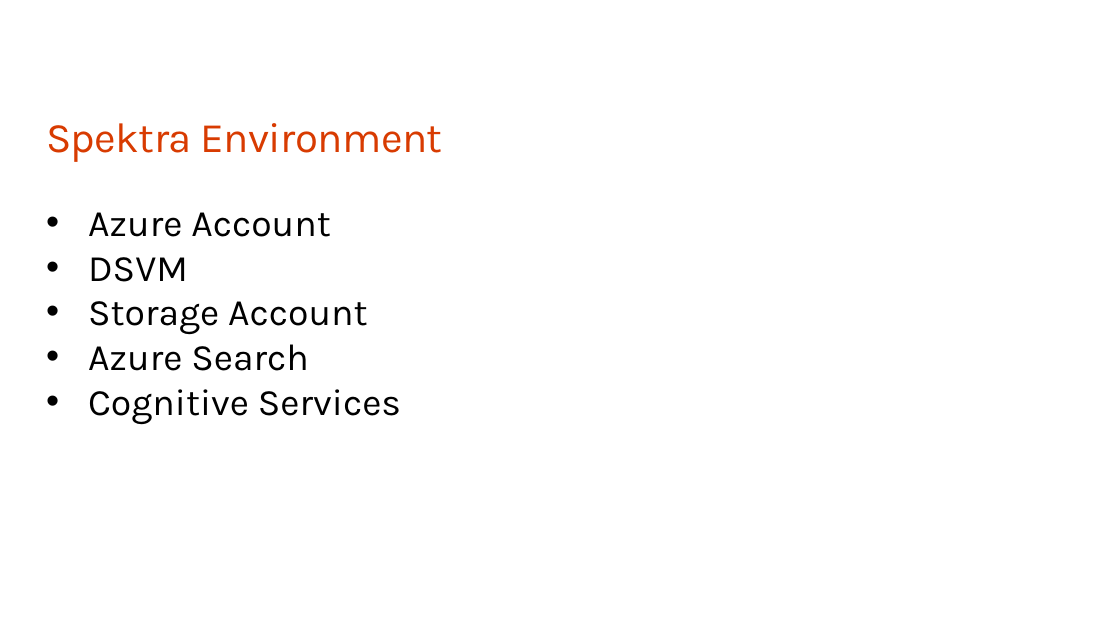
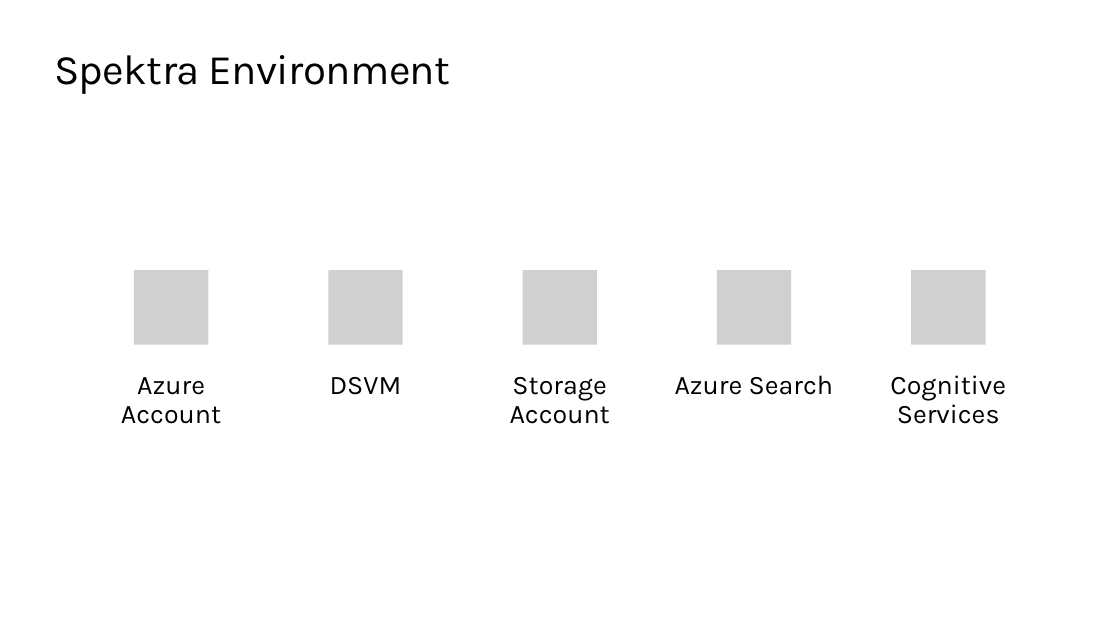
Before and after one commit to QuirkyDataScientist1978/Build-a-knowledge-mining-solution-using-Azure-AI, a slide deck: slide 14 of resources/slides/Opening.pptx (slide 13 before the commit). Drawn at 1120x630 pixels with LibreOffice and Linux fonts; fonts in the diff are those of the drawing; grey boxes stand for pictures; background and template pictures are left out. Boxes give left, top, right and bottom in pixels: in the first picture for what was removed or moved away, otherwise in the second. Text is boxed around its words. In the diff, an @@ line names an element or a change of style, - is before the commit and + after.

```diff
--- a/resources/slides/Opening.pptx
+++ b/resources/slides/Opening.pptx
@@ title "Spektra Environment": place and size @@
-title "Spektra Environment" at (46,123,443,162)
+title "Spektra Environment" at (54,55,451,94)
@@ title "Spektra Environment" at (54,55,451,94): text colour #D83B01 to #000000; vertical alignment bottom to top @@
@@ text removed at (88,212,401,425) @@
-• Azure Account
-• DSVM
-• Storage Account
-• Azure Search
-• Cognitive Services
@@ group added at (121,271,1006,424): 5 pictures, 5 texts @@
+Azure Account
+DSVM
+Storage Account
+Azure Search
+Cognitive Services
```
Also in this commit, not shown: 14 other slides changed, 3 slides added, 1 slide removed.
